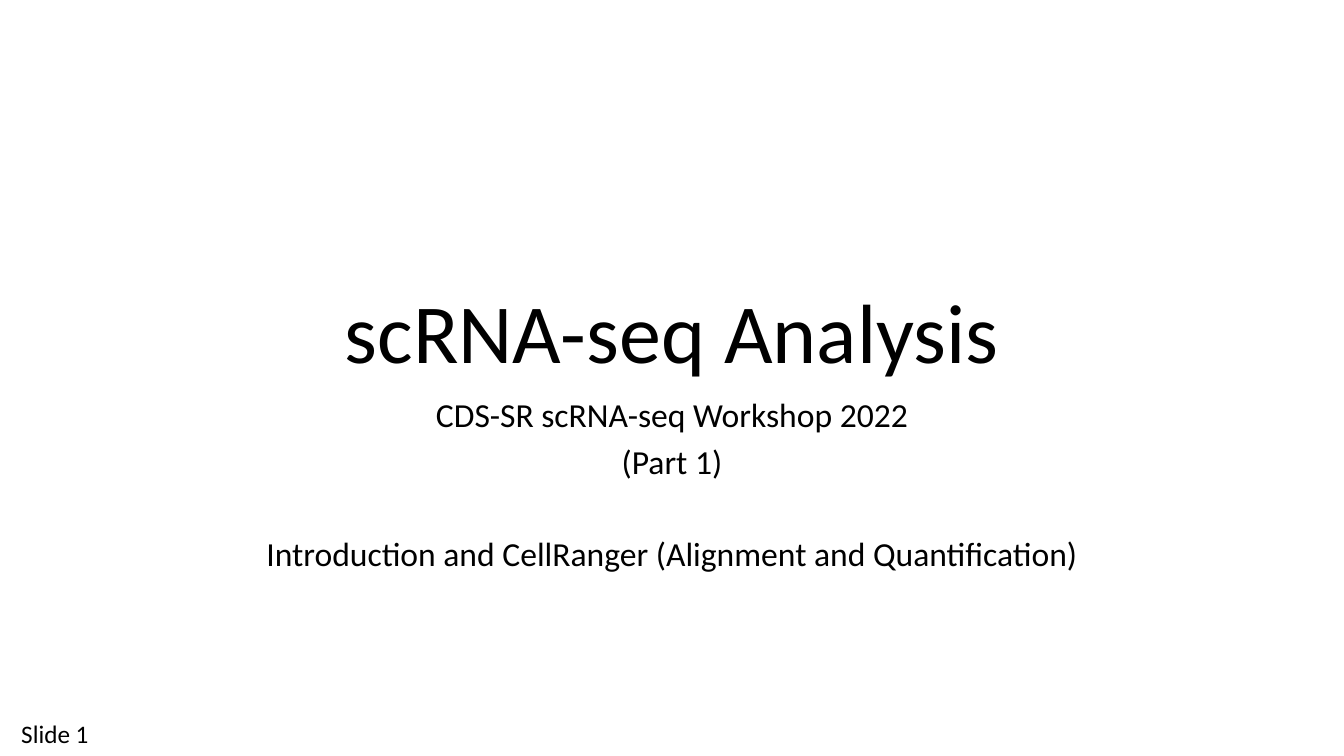
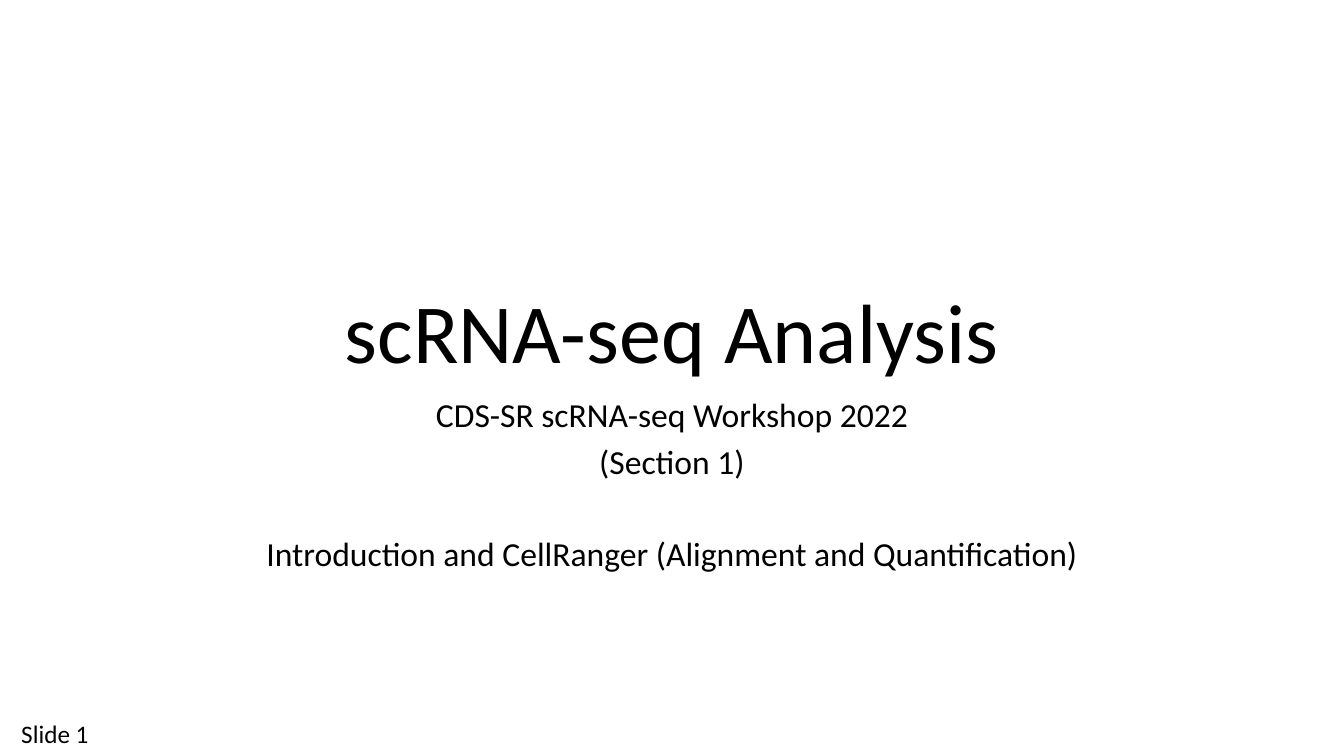
Before and after one commit to tstephie/UMICH-CDS-SR-scRNA-seq-Workshop-2022, a slide deck: slide 1 of section_1/powerpoint_lectures/CDS-SR scRNA-seq workshop_scRNA-seq Analysis_intro_align_quant.pptx. Drawn at 1344x756 pixels with LibreOffice and Linux fonts; fonts in the diff are those of the drawing. Boxes give left, top, right and bottom in pixels: in the first picture for what was removed or moved away, otherwise in the second. Text is boxed around its words. In the diff, an @@ line names an element or a change of style, - is before the commit and + after.

```diff
--- a/section_1/powerpoint_lectures/CDS-SR scRNA-seq workshop_scRNA-seq Analysis_intro_align_quant.pptx
+++ b/section_1/powerpoint_lectures/CDS-SR scRNA-seq workshop_scRNA-seq Analysis_intro_align_quant.pptx
@@ subtitle at [599,449,744,479]: text changed @@
-(Part 1)
+(Section 1)
```
Also in this commit, not shown: 10 other files.
